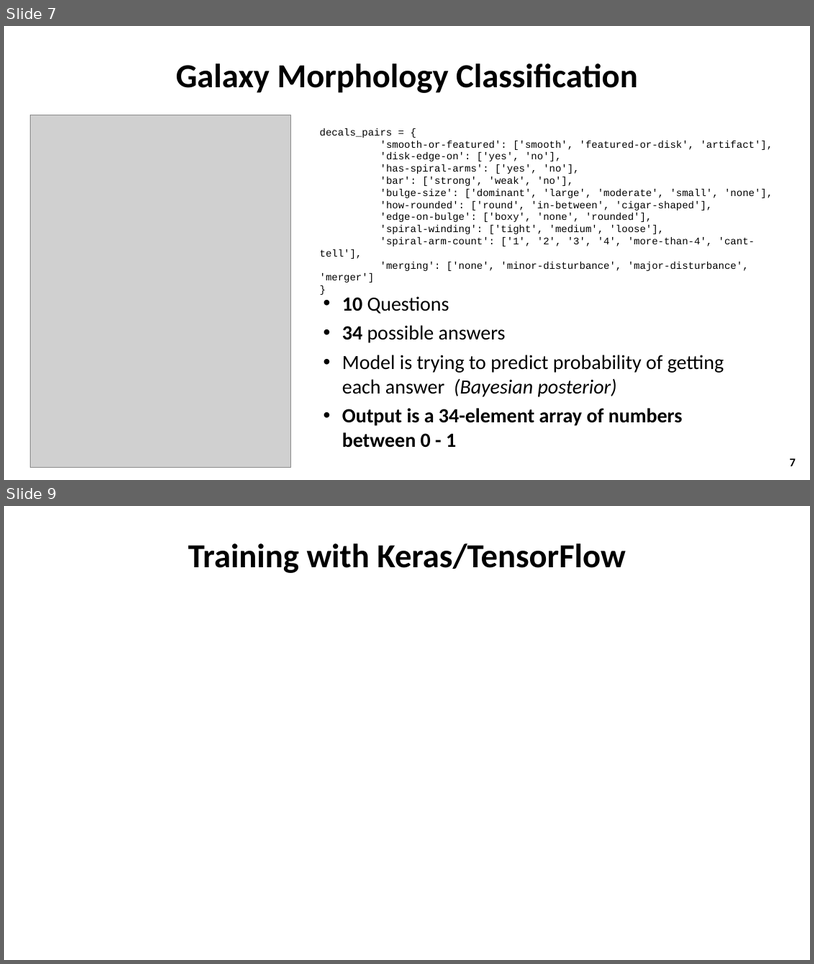
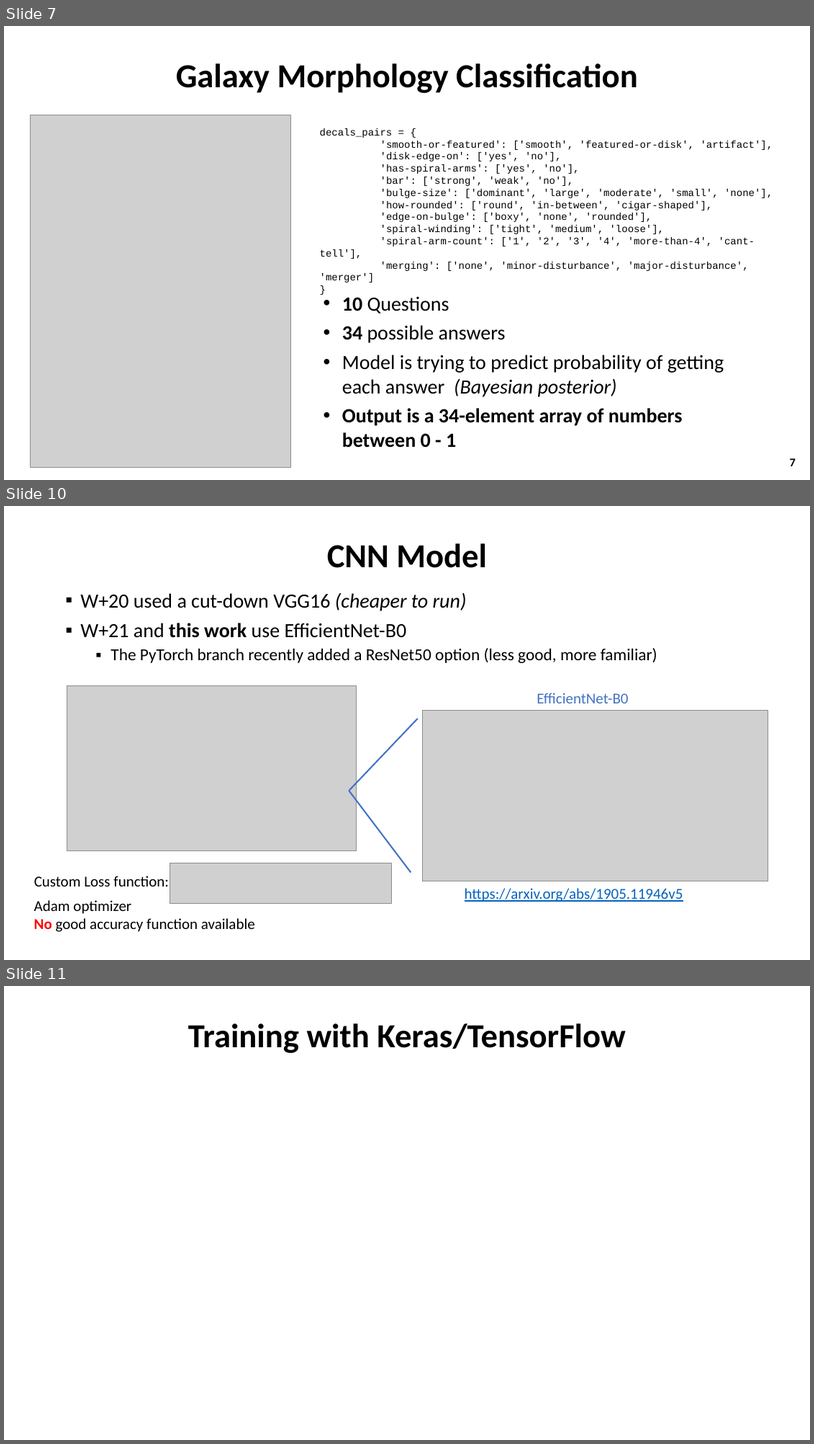
Before and after one commit to colinleach/proj502, a slide deck: project_report/Colin Leach project for ASTR 502.pptx. Shown one above the other, each under a label of ours: slides 7 and 9 before the commit, slides 7, 10 and 11 after it; the slides between them are not shown. The pictures are 814x964 and 814x1444 pixels, drawn with LibreOffice and Linux fonts; fonts in the diff are those of the drawing; grey boxes stand for pictures. Boxes give left, top, right and bottom in pixels: in the first picture for what was removed or moved away, otherwise in the second. Text is boxed around its words. In the diff, an @@ line names an element or a change of style, - is before the commit and + after.

```diff
--- a/project_report/Colin Leach project for ASTR 502.pptx
+++ b/project_report/Colin Leach project for ASTR 502.pptx
@@ slide 10 added at [4, 506, 810, 960], background #FFFFFF @@
@@ title added at [327, 543, 487, 568], 40 pt, text #000000, bold @@
+CNN Model
@@ text added at [80, 592, 658, 663], 24 pt, text #000000 @@
+▪ W+20 used a cut-down VGG16 (cheaper to run)
+▪ W+21 and this work use EfficientNet-B0
+  ▪ The PyTorch branch recently added a ResNet50 option (less good, more familiar)
@@ picture added at [67, 686, 356, 851] @@
@@ text added at [537, 692, 628, 703], 18 pt, text #4472C4 @@
+EfficientNet-B0
@@ line added from (350, 790) to (418, 718), #4472C4 1.75 pt @@
@@ picture added at [423, 710, 769, 880] @@
@@ line added from (350, 790) to (411, 872), #4472C4 1.75 pt @@
@@ picture added at [170, 862, 392, 903] @@
@@ text added at [34, 875, 169, 886], 18 pt, text #000000 @@
+Custom Loss function:
@@ text added at [465, 888, 684, 901], 18 pt, text #0563C1, underline @@
+https://arxiv.org/abs/1905.11946v5
@@ text added at [34, 900, 255, 932], 18 pt, text #000000 @@
+Adam optimizer
+No good accuracy function available
@@ what was slide 9 is now slide 11 @@
```
Also in this commit, not shown: 3 slides changed, 3 other slides added, 3 other files.
